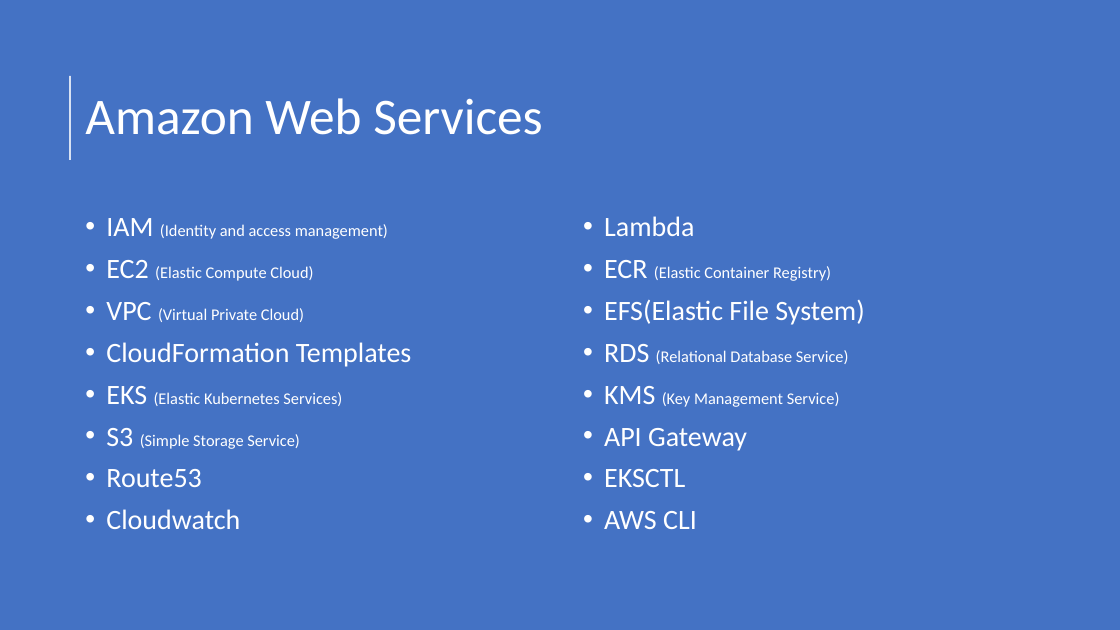
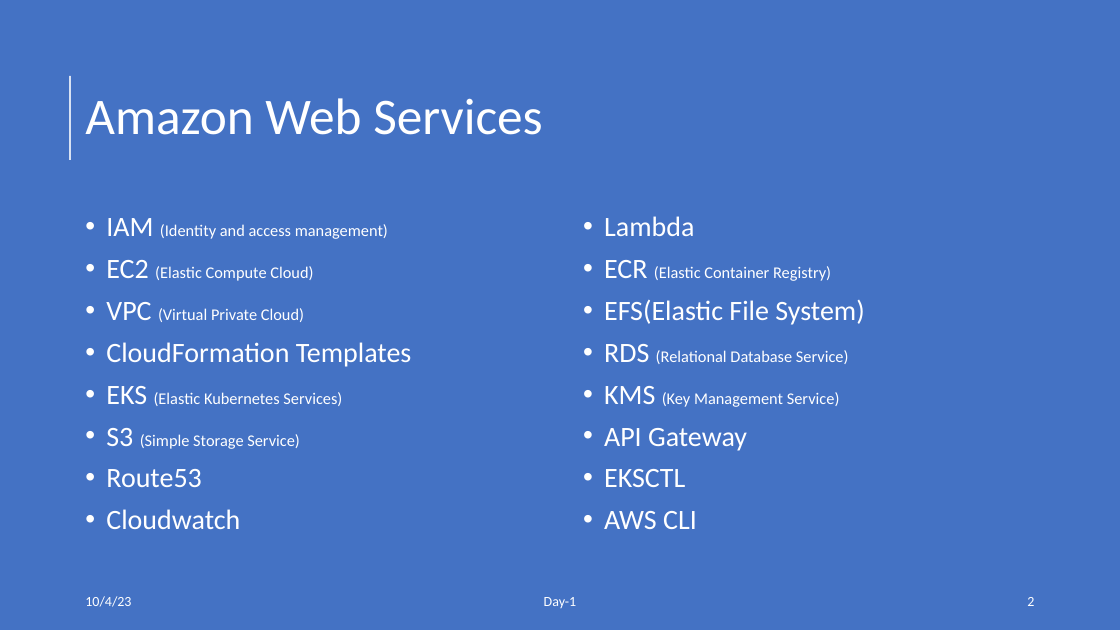
Before and after one commit to anveshmuppeda/DevOps, a slide deck: slide 2 of classes/Day1/class1.pptx. Drawn at 1120x630 pixels with LibreOffice and Linux fonts; fonts in the diff are those of the drawing. Boxes give left, top, right and bottom in pixels: in the first picture for what was removed or moved away, otherwise in the second. Text is boxed around its words. In the diff, an @@ line names an element or a change of style, - is before the commit and + after.

```diff
--- a/classes/Day1/class1.pptx
+++ b/classes/Day1/class1.pptx
@@ text added at (85,596,131,607), 12 pt, text #FFFFFF @@
+10/4/23
@@ text added at (544,597,576,608), 12 pt, text #FFFFFF @@
+Day-1
@@ page number added at (1027,597,1034,606), 12 pt, text #FFFFFF @@
+2
```
Also in this commit, not shown: 7 other slides changed, 2 slides added, 1 slide removed, 1 other file.
